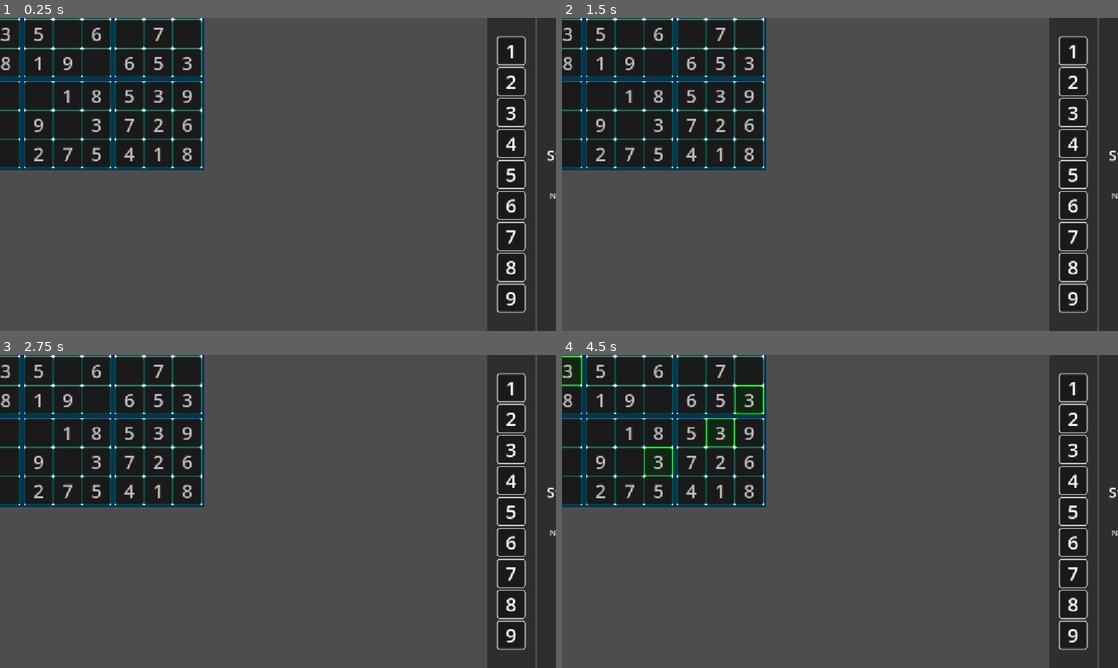
Above: before the commit, frames 1-4 (two rows, left to right).
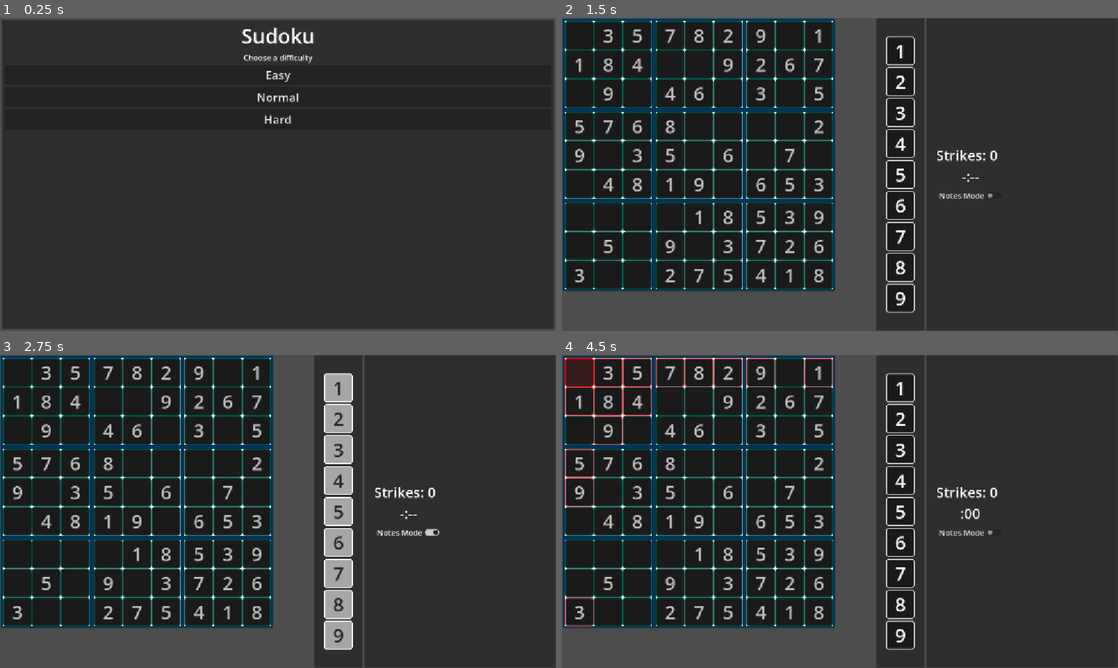
Above: after the commit, the same moments.

Repository: ignacio-w/sudoku
Game: Godot game, scene res://scenes/ui/main_menu.tscn
Same seed, same stepped clock (60 frames per second), same inputs: the game is played once before the commit and once after it. Before the commit the project starts from res://scenes/game.tscn.
Inputs (mouse positions are in pixels of both pictures, inside the frame that each line leads up to):
- Up to frame 1 (0.25 s): no input
- Up to frame 2 (1.5 s): click (840, 118) at 0.5 s, where only the run after the commit has a clickable "Hard"; click (840, 74) at 1.25 s, where only the run after the commit has a clickable "Easy"
- Up to frame 3 (2.75 s): click (405, 533) at 2 s, where only the run after the commit has a clickable "Notes Mode"
- Up to frame 4 (4.5 s): click (967, 533) at 2.75 s, where only the run after the commit has a clickable "Notes Mode"; click (967, 533) at 3.5 s, where only the run after the commit has a clickable "Notes Mode"; tap Enter at 4.25 s; move the mouse to (567, 370) at 4.27 s; click (567, 370) at 4.42 s

The runs differ from the first frame. In frame 1, 76% of the frame differs, in the area x 0-100%, y 0-100%; in frame 2, 64%; in frame 3, 64%; in frame 4, 65%.

Commit message:
Added basic main menu
Created a new main menu interface as the entry point to the game. The menu displays difficulty options (Easy, Normal, Hard) that allow players to start the game. Updated the project's main scene to point to the new menu instead of the game scene.

Diff:
--- a/project.godot
+++ b/project.godot
@@ -15,7 +15,7 @@
 [application]
 
 config/name="Sodoku"
-run/main_scene="uid://ckyn5pj7dq8xq"
+run/main_scene="uid://bkrtugb8m13e0"
 config/features=PackedStringArray("4.6", "Forward Plus")
 config/icon="res://icon.svg"
 
--- /dev/null
+++ b/scenes/ui/main_menu.gd
@@ -0,0 +1,20 @@
+extends CanvasLayer
+
+const GAME = preload("uid://ckyn5pj7dq8xq")
+
+# Called when the node enters the scene tree for the first time.
+func _ready() -> void:
+	pass # Replace with function body.
+
+
+func _on_easy_pressed() -> void:
+	get_tree().change_scene_to_packed(GAME)
+	pass # Replace with function body.
+
+
+func _on_normal_pressed() -> void:
+	pass # Replace with function body.
+
+
+func _on_hard_pressed() -> void:
+	pass # Replace with function body.
--- /dev/null
+++ b/scenes/ui/main_menu.tscn
@@ -0,0 +1,63 @@
+[gd_scene format=3 uid="uid://bkrtugb8m13e0"]
+
+[ext_resource type="Script" uid="uid://b1dkir38nl0aj" path="res://scenes/ui/main_menu.gd" id="1_sl1te"]
+
+[node name="MainMenu" type="CanvasLayer" unique_id=1937722279]
+script = ExtResource("1_sl1te")
+
+[node name="MarginContainer" type="MarginContainer" parent="." unique_id=320654936]
+anchors_preset = 15
+anchor_right = 1.0
+anchor_bottom = 1.0
+grow_horizontal = 2
+grow_vertical = 2
+theme_override_constants/margin_left = 4
+theme_override_constants/margin_top = 4
+theme_override_constants/margin_right = 4
+theme_override_constants/margin_bottom = 4
+
+[node name="PanelContainer" type="PanelContainer" parent="MarginContainer" unique_id=1180662116]
+layout_mode = 2
+
+[node name="MarginContainer" type="MarginContainer" parent="MarginContainer/PanelContainer" unique_id=1266381991]
+layout_mode = 2
+theme_override_constants/margin_left = 6
+theme_override_constants/margin_top = 4
+theme_override_constants/margin_right = 6
+theme_override_constants/margin_bottom = 4
+
+[node name="VBoxContainer" type="VBoxContainer" parent="MarginContainer/PanelContainer/MarginContainer" unique_id=1182634147]
+layout_mode = 2
+
+[node name="Title" type="Label" parent="MarginContainer/PanelContainer/MarginContainer/VBoxContainer" unique_id=962301184]
+layout_mode = 2
+theme_override_font_sizes/font_size = 42
+text = "Sudoku"
+horizontal_alignment = 1
+
+[node name="Difficulty" type="Label" parent="MarginContainer/PanelContainer/MarginContainer/VBoxContainer" unique_id=689182658]
+layout_mode = 2
+text = "Choose a difficulty"
+horizontal_alignment = 1
+
+[node name="Easy" type="Button" parent="MarginContainer/PanelContainer/MarginContainer/VBoxContainer" unique_id=1457176621]
+unique_name_in_owner = true
+layout_mode = 2
+theme_override_font_sizes/font_size = 24
+text = "Easy"
+
+[node name="Normal" type="Button" parent="MarginContainer/PanelContainer/MarginContainer/VBoxContainer" unique_id=91408664]
+unique_name_in_owner = true
+layout_mode = 2
+theme_override_font_sizes/font_size = 24
+text = "Normal"
+
+[node name="Hard" type="Button" parent="MarginContainer/PanelContainer/MarginContainer/VBoxContainer" unique_id=583904562]
+unique_name_in_owner = true
+layout_mode = 2
+theme_override_font_sizes/font_size = 24
+text = "Hard"
+
+[connection signal="pressed" from="MarginContainer/PanelContainer/MarginContainer/VBoxContainer/Easy" to="." method="_on_easy_pressed"]
+[connection signal="pressed" from="MarginContainer/PanelContainer/MarginContainer/VBoxContainer/Normal" to="." method="_on_normal_pressed"]
+[connection signal="pressed" from="MarginContainer/PanelContainer/MarginContainer/VBoxContainer/Hard" to="." method="_on_hard_pressed"]
Not shown, added: scenes/ui/main_menu.gd.uid
